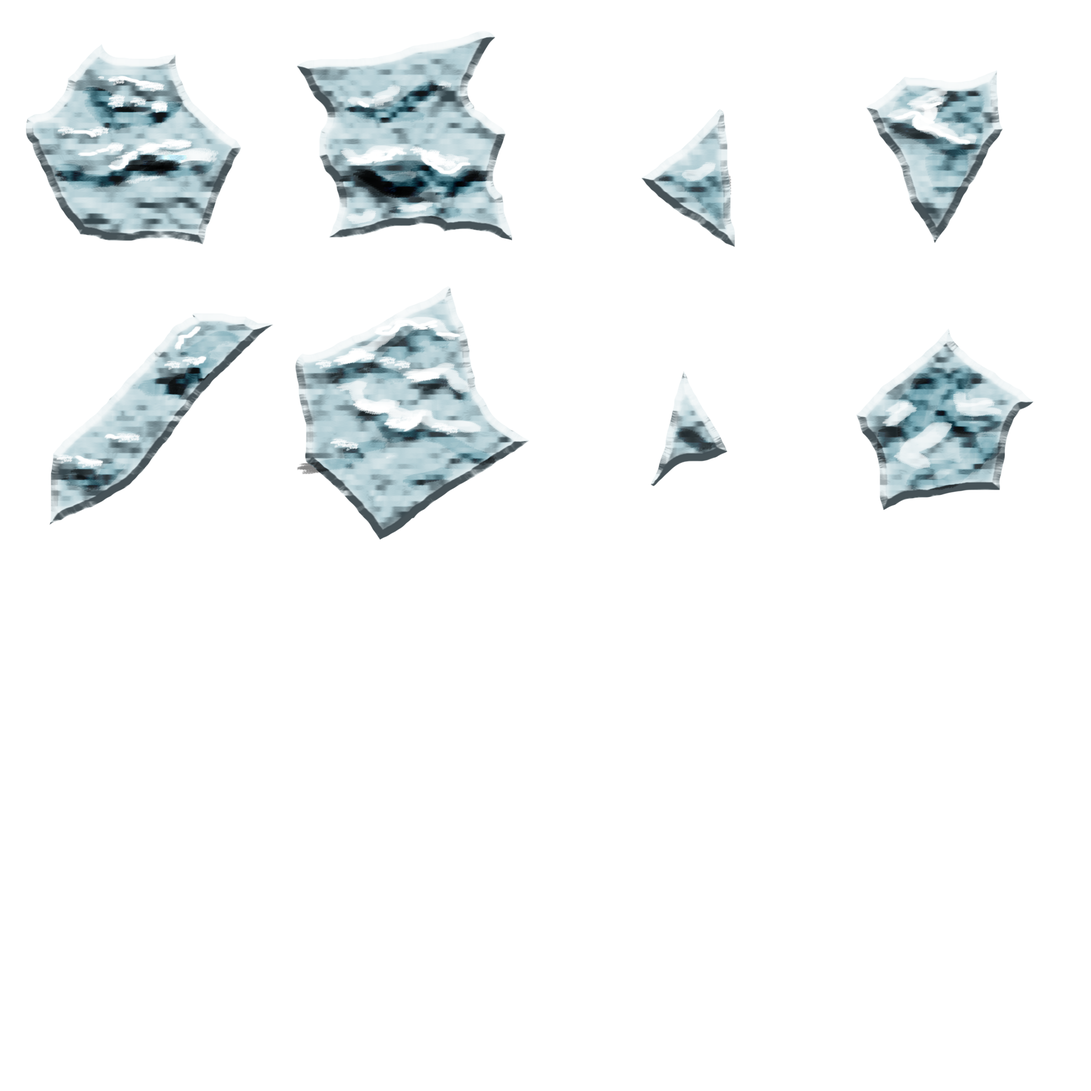
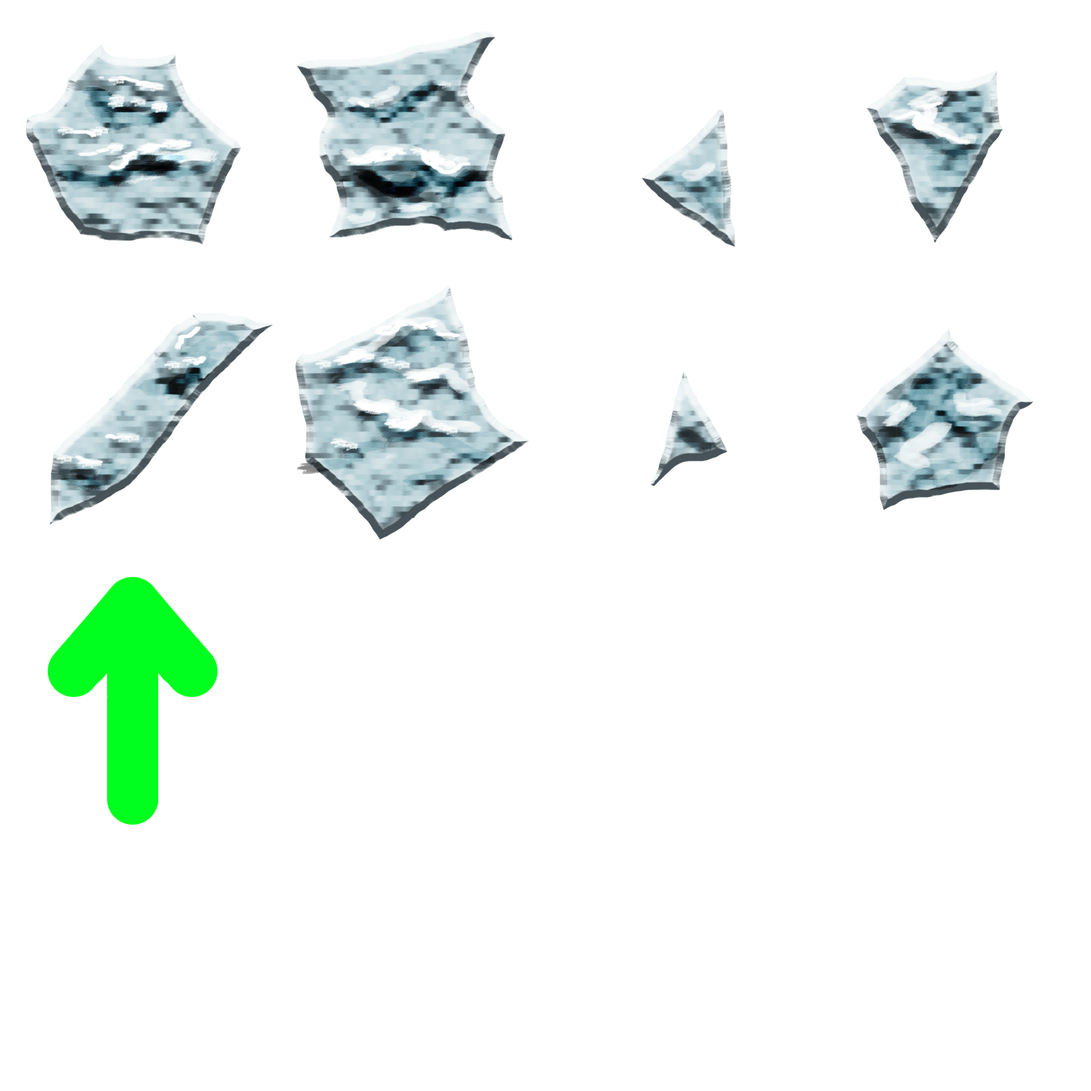
Before/after of a 1091 x 1091 layered artwork. What changed in the layer stack:
added layer "Layer 5" above "Layer 4" over [46, 576, 219, 699]
added layer "Layer 4" above "Layer 1" over [107, 596, 159, 826]
